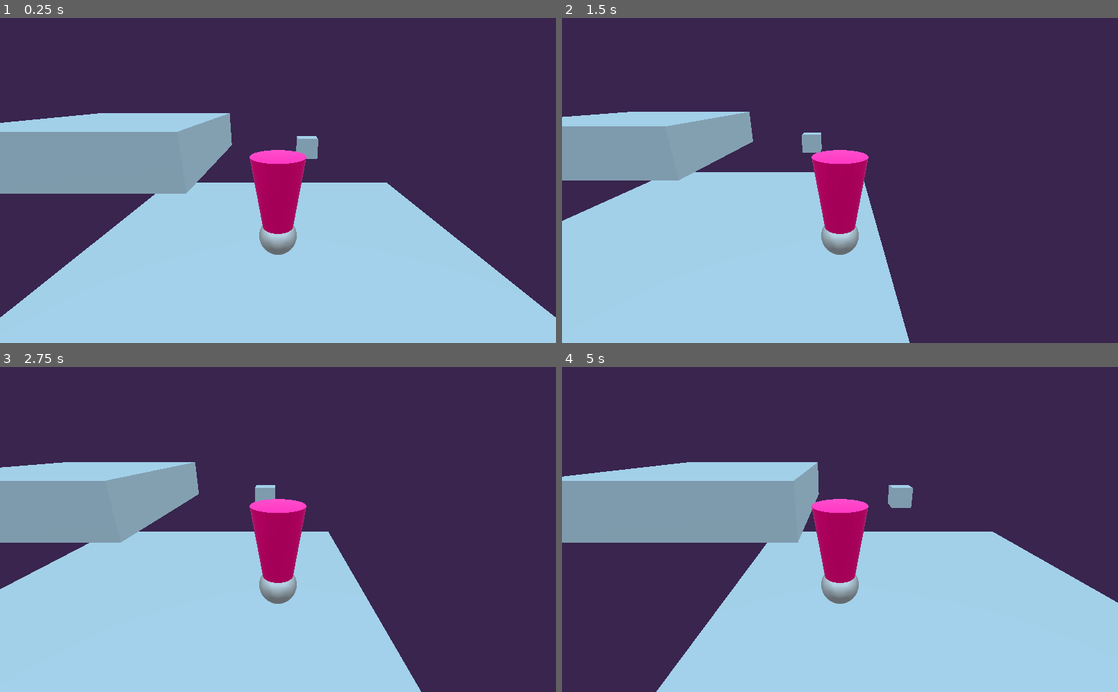
Above: before the commit, frames 1-4 (two rows, left to right).
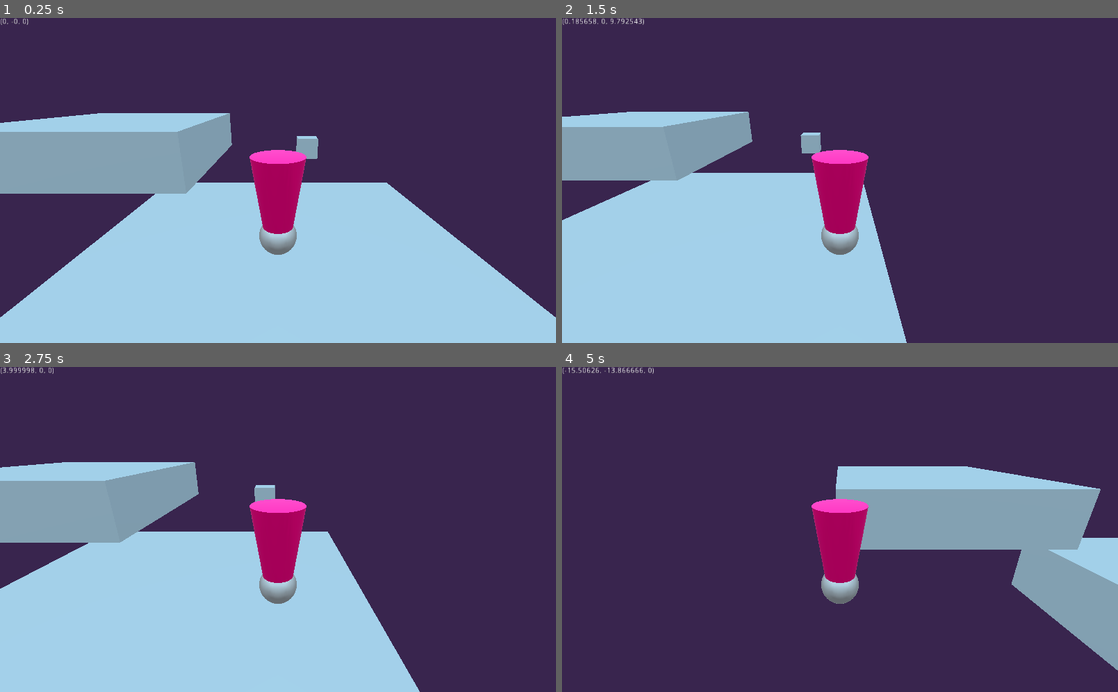
Above: after the commit, the same moments.

Repository: Sobsz/jumpy-game
Game: Godot game, scene res://TestLevel.tscn
Same seed, same stepped clock (60 frames per second), same inputs: the game is played once before the commit and once after it.
Inputs:
- Up to frame 1 (0.25 s): no input
- Up to frame 2 (1.5 s): tap Enter at 0.5 s; hold D (move_right) 0.53-1.28 s; hold Shift (move_slow) 0.53-1.28 s; tap Space (move_jump) at 0.77 s; hold S (move_backward) from 1.28 s (still down); tap Shift (move_slow) at 1.35 s
- Up to frame 3 (2.75 s): tap Space (move_jump) at 1.52 s; release S (move_backward) at 2.03 s; hold D (move_right) from 2.03 s (still down); hold Shift (move_slow) from 2.03 s (still down)
- Up to frame 4 (5 s): release D (move_right) at 2.78 s; release Shift (move_slow) at 2.78 s; hold W (move_forward) 2.78-3.53 s; tap Shift (move_slow) at 2.85, 4.35 s; tap Space (move_jump) at 3.02, 3.77, 4.52 s; hold Shift (move_slow) 3.53-4.28 s; hold A (move_left) from 3.53 s (still down)

The runs differ from the first frame. In frame 1, less than 0.1% of the frame differs, in the area x 0-6%, y 0-3%; in frame 2, 0.5%; in frame 3, 0.2%; in frame 4, 52%, in the area x 0-100%, y 0-100%.

Commit message:
rework inertia + other
- high inertia when starting but very low when stopping, per suggestion of Vanapiton
- even higher inertia in air
- switched to canonical godot directions which seem backwards to me but alright
- added velocity display
- removed small velocity remnants revealed by the display, caused by the very small division factors fighting floating-point precision (minecraft does this too: https://www.mcpk.wiki/wiki/Horizontal_Movement_Formulas#Stopping_Conditions)

Diff:
--- a/Player.gd
+++ b/Player.gd
@@ -3,7 +3,9 @@
 export var speed = 16
 export var slow_ratio = 0.25
 export var inertia = 1e-4
-export var inertia_slow_ratio = 1e-4
+export var inertia_air = 1e-2
+export var inertia_stop = 1e-12
+export var min_velocity = 1e-3
 export var jump_power = 16
 export var gravity = 64
 var velocity = Vector3.ZERO
@@ -19,35 +21,44 @@
 func _physics_process(delta):
 	var dir = Vector3.ZERO
 	var cur_speed = 0
-	var inertia_moment = 0
 
 	if Input.is_action_pressed("move_forward"):
-		dir.z += 1
+		dir += Vector3.FORWARD
 	if Input.is_action_pressed("move_backward"):
-		dir.z -= 1
+		dir += Vector3.BACK
 	if Input.is_action_pressed("move_left"):
-		dir.x += 1
+		dir += Vector3.LEFT
 	if Input.is_action_pressed("move_right"):
-		dir.x -= 1
+		dir += Vector3.RIGHT
 	if dir != Vector3.ZERO:
 		dir = dir.normalized()
 	dir = dir.rotated(Vector3.UP, global_rotation.y)
 
 	if Input.is_action_pressed("move_slow"):
 		cur_speed = speed * slow_ratio
-		inertia_moment = pow(inertia * inertia_slow_ratio, delta)
 	else:
 		cur_speed = speed
-		inertia_moment = pow(inertia, delta)
 
 	if Input.is_action_pressed("move_jump"):
 		if is_on_floor():
 			velocity.y = jump_power
 
-	velocity.x = velocity.x * inertia_moment + dir.x * cur_speed * (1 - inertia_moment)
-	velocity.z = velocity.z * inertia_moment + dir.z * cur_speed * (1 - inertia_moment)
+	var cur_inertia = 0
+	if is_on_floor():
+		if dir == Vector3.ZERO or Input.is_action_pressed("move_slow"):
+			cur_inertia = inertia_stop
+		else:
+			cur_inertia = inertia
+	else:
+		cur_inertia = inertia_air
+	cur_inertia = pow(cur_inertia, delta)
+
+	velocity.x = velocity.x * cur_inertia + dir.x * cur_speed * (1 - cur_inertia)
+	velocity.z = velocity.z * cur_inertia + dir.z * cur_speed * (1 - cur_inertia)
 	velocity.y -= gravity * delta
 	velocity = move_and_slide(velocity, Vector3.UP)
+	if abs(velocity.x) < min_velocity: velocity.x = 0
+	if abs(velocity.z) < min_velocity: velocity.z = 0
 
 	if global_translation.y < -3:
 		restart()
--- a/TestLevel.tscn
+++ b/TestLevel.tscn
@@ -1,8 +1,9 @@
-[gd_scene load_steps=11 format=2]
+[gd_scene load_steps=12 format=2]
 
 [ext_resource path="res://Player.gd" type="Script" id=1]
 [ext_resource path="res://platform_box_collision.tres" type="Shape" id=2]
 [ext_resource path="res://platform_box_mesh.tres" type="CubeMesh" id=3]
+[ext_resource path="res://VelocityDisplay.gd" type="Script" id=4]
 
 [sub_resource type="CylinderShape" id=1]
 radius = 0.25
@@ -48,6 +49,7 @@
 [node name="TestLevel" type="Spatial"]
 
 [node name="Player" type="KinematicBody" parent="."]
+unique_name_in_owner = true
 script = ExtResource( 1 )
 
 [node name="CollisionShape" type="CollisionShape" parent="Player"]
@@ -64,7 +66,7 @@
 mesh = SubResource( 11 )
 
 [node name="Camera" type="Camera" parent="Player"]
-transform = Transform( -1, 2.99004e-08, -8.21505e-08, 0, 0.939693, 0.34202, 8.74228e-08, 0.34202, -0.939693, 0, 3, -4 )
+transform = Transform( 1, 0, 0, 0, 0.939693, 0.34202, 0, -0.34202, 0.939693, 0, 3, 4 )
 current = true
 
 [node name="Level" type="Spatial" parent="."]
@@ -81,7 +83,7 @@
 skeleton = NodePath("../..")
 
 [node name="StaticBody2" type="StaticBody" parent="Level"]
-transform = Transform( 4, 0, 0, 0, 1, 0, 0, 0, 4, 7, 1, 7 )
+transform = Transform( 4, 0, 0, 0, 1, 0, 0, 0, 4, -7, 1, -7 )
 
 [node name="CollisionShape" type="CollisionShape" parent="Level/StaticBody2"]
 shape = ExtResource( 2 )
@@ -91,7 +93,7 @@
 skeleton = NodePath("../../../StaticBody2")
 
 [node name="StaticBody3" type="StaticBody" parent="Level"]
-transform = Transform( 0.5, 0, 0, 0, 0.5, 0, 0, 0, 0.5, -1.5, 0.5, 8 )
+transform = Transform( 0.5, 0, 0, 0, 0.5, 0, 0, 0, 0.5, 1.5, 0.5, -8 )
 
 [node name="CollisionShape" type="CollisionShape" parent="Level/StaticBody3"]
 shape = ExtResource( 2 )
@@ -102,3 +104,12 @@
 
 [node name="WorldEnvironment" type="WorldEnvironment" parent="."]
 environment = SubResource( 12 )
+
+[node name="Debug" type="Control" parent="."]
+margin_right = 40.0
+margin_bottom = 40.0
+
+[node name="VelocityDisplay" type="Label" parent="Debug"]
+margin_right = 40.0
+margin_bottom = 14.0
+script = ExtResource( 4 )
--- /dev/null
+++ b/VelocityDisplay.gd
@@ -0,0 +1,4 @@
+extends Label
+
+func _process(delta):
+	text = str($"%Player".velocity)
Not shown, changed: html5/jumpy-game.html
Not shown, changed: html5/jumpy-game.js
Not shown, changed: html5/jumpy-game.pck
Not shown, changed: html5/jumpy-game.wasm
